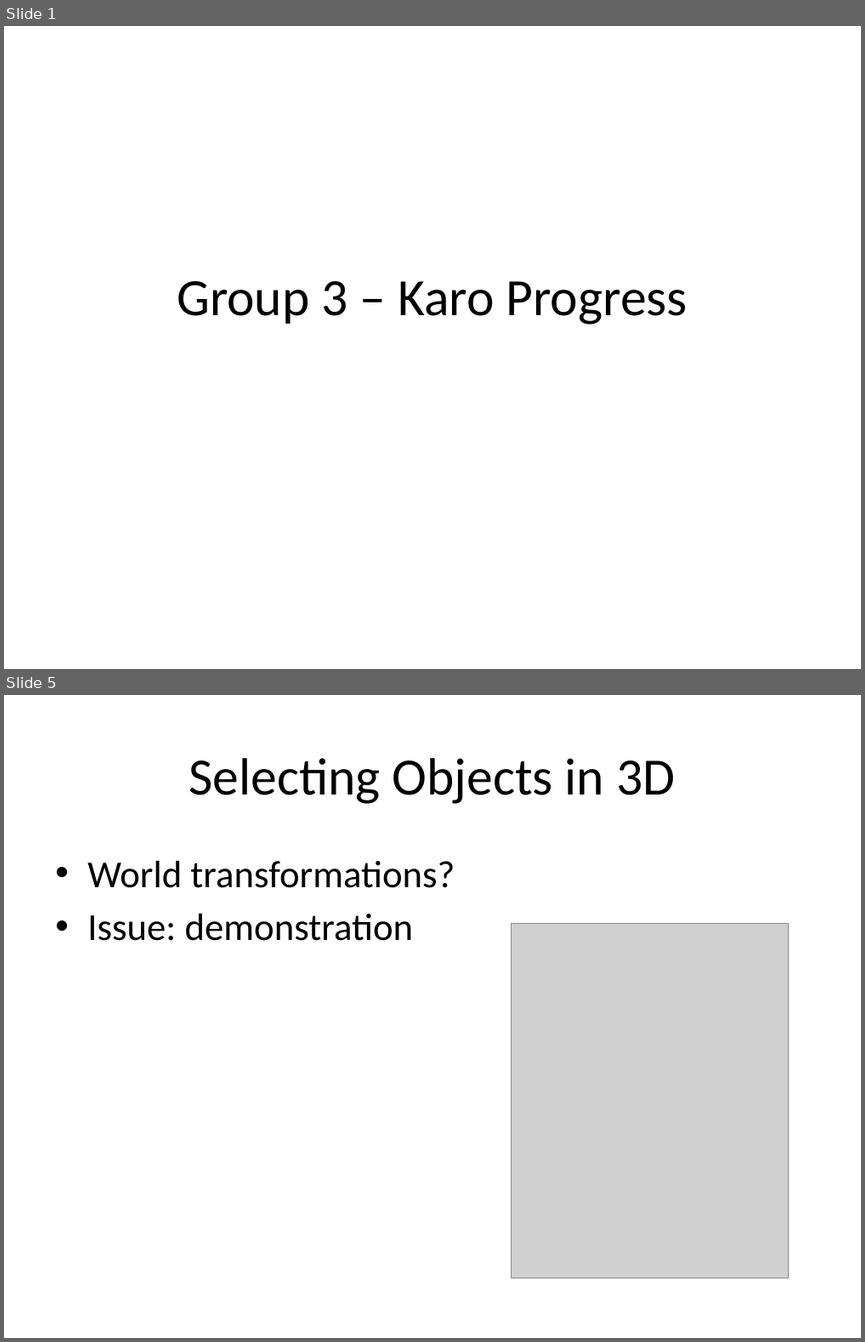
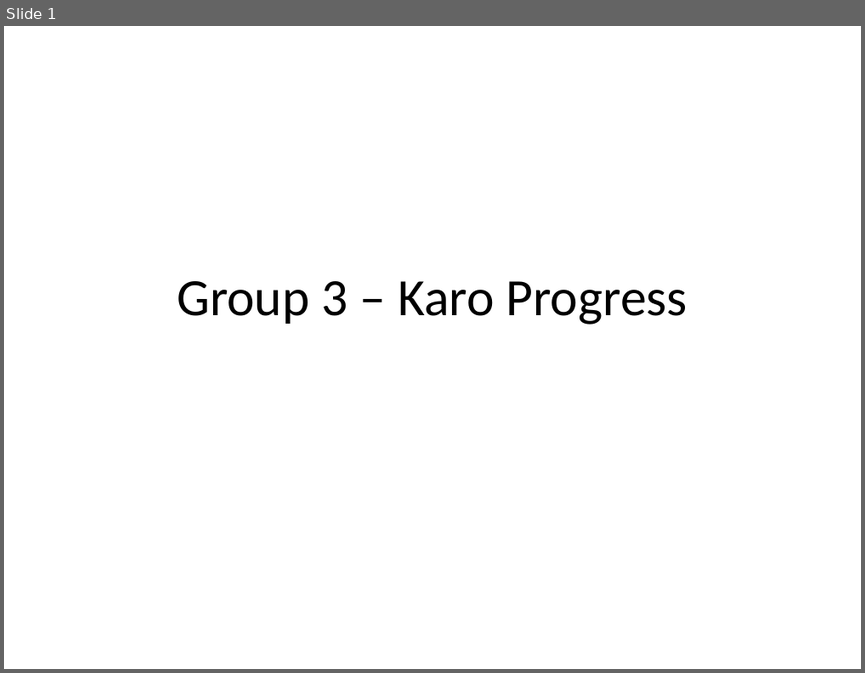
Before and after one commit to IAmWaseem/windespacman, a slide deck: Group 3 – Karo Progress.pptx. Shown one above the other, each under a label of ours: slides 1 and 5 before the commit, slide 1 after it; the slides between them are not shown. The pictures are 865x1342 and 865x673 pixels, drawn with LibreOffice and Linux fonts; fonts in the diff are those of the drawing; grey boxes stand for pictures. Boxes give left, top, right and bottom in pixels: in the first picture for what was removed or moved away, otherwise in the second. Text is boxed around its words. In the diff, an @@ line names an element or a change of style, - is before the commit and + after.

```diff
--- a/Group 3 – Karo Progress.pptx
+++ b/Group 3 – Karo Progress.pptx
@@ slide 5 removed at (4,695,861,1338), background #FFFFFF @@
@@ title removed at (189,758,675,804) @@
-Selecting Objects in 3D
@@ text removed at (87,861,454,941) @@
-• World transformations?
-• Issue: demonstration
@@ picture removed at (511,924,789,1278) @@
```
Also in this commit, not shown: 3 slides changed, 1 slide added, 1 other slide removed.
